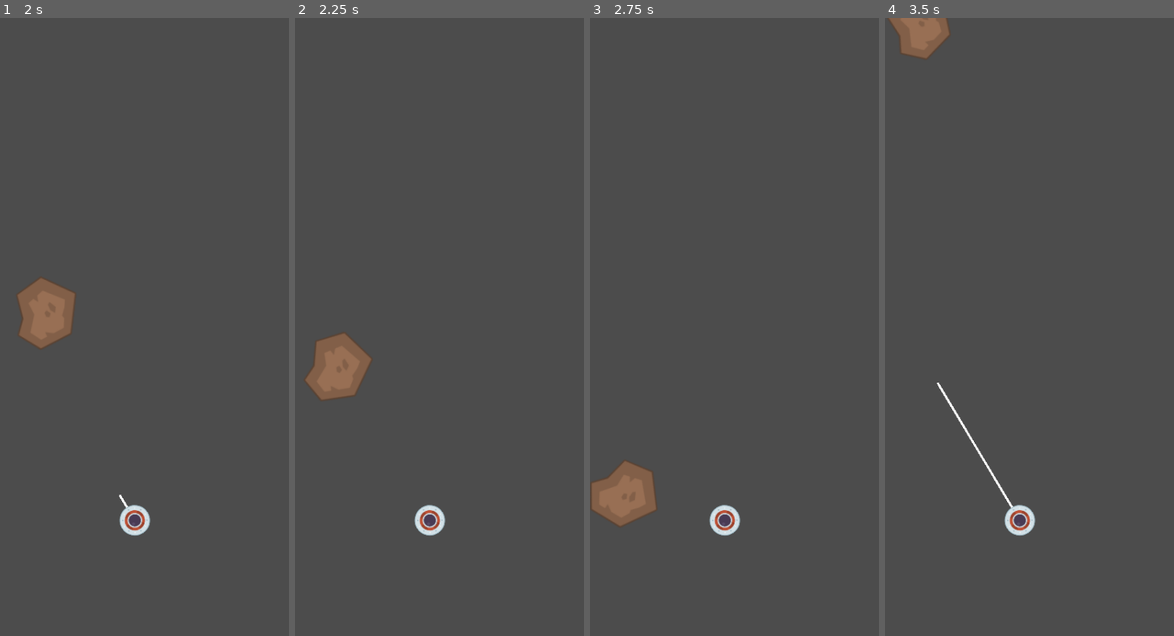
Above: before the commit, frames 1-4 (left to right).
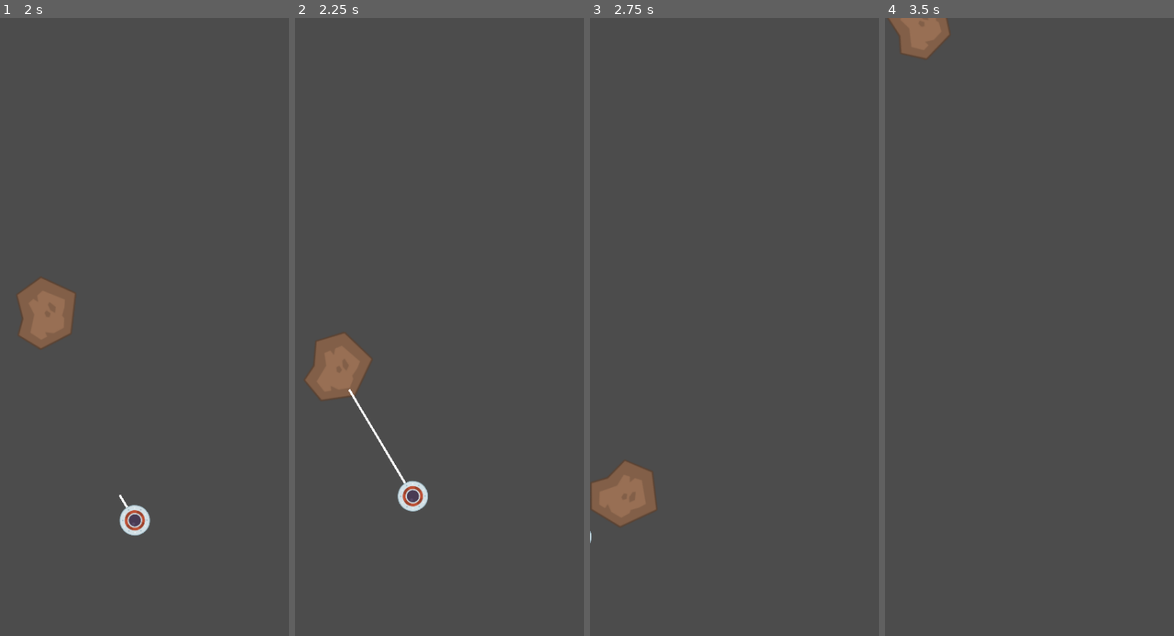
Above: after the commit, the same moments.

Repository: brendankhoury/To-the-moon-and-hack
Game: Godot game, scene res://Src/Main.tscn
Two runs of this game, one before a commit and one after it. Both use one fixed random seed, a clock stepped at 60 frames per second and the inputs below.
Inputs:
- Up to frame 1 (2 s): tap Space (tap) at 0.6, 1.35 s
- Up to frame 2 (2.25 s): tap Space (tap) at 2.1 s
- Up to frame 3 (2.75 s): no input
- Up to frame 4 (3.5 s): tap Space (tap) at 2.85 s

Frame 1 is identical in both runs. In frame 2, 0.9% of the frame differs, in the area x 18-53%, y 60-84%; in frame 3, 0.4%; in frame 4, 0.6%.

Commit message:
Added stuck

Diff:
--- a/Src/Actors/Player.gd
+++ b/Src/Actors/Player.gd
@@ -1,4 +1,5 @@
 extends KinematicBody2D
+
 
 export var rotation_speed := deg2rad(0)
 export var grapple_speed: float = 350
@@ -8,7 +9,11 @@
 var grapple_length: float = 30.0
 var grapple_dir: Vector2 = Vector2.DOWN
 var grapple_collided: bool = false
+
 var collision_point: Vector2 = Vector2(0, 0)
+var stuck: bool= true
+
+var asteroid : Node2D
 
 var velocity := Vector2.ZERO
 # https://godotengine.org/qa/30772/how-to-create-a-grappling-hook-2d
@@ -19,12 +24,15 @@
 	raycast.set_cast_to(Vector2(0, length))
 	grapple_collided = raycast.is_colliding()
 	if grapple_collided:
-		if abs(global_position.distance_to(raycast.get_collision_point())) < 150:
-			collision_point = raycast.get_collision_point()
-		else:
-			grapple_length = 30
-			grapple_collided = false
-			is_grappling = false
+#		if abs(global_position.distance_to(raycast.get_collision_point())) < 150:
+		asteroid = raycast.get_collider()
+		print("C")
+
+		collision_point = asteroid.to_local(raycast.get_collision_point())
+#		else:
+#			grapple_length = 30
+#			grapple_collided = false
+#			is_grappling = false
 
 func _draw() -> void:
 	draw_line(
@@ -55,17 +63,31 @@
 			#consider dissabling the raycast for performance purposes
 			is_grappling = false
 	elif grapple_collided:
-		grapple_length = raycast.global_position.distance_to(collision_point)
-		grapple_dir = raycast.global_position.direction_to(collision_point)
+
+
+		var global_position_point = asteroid.to_global(collision_point)
+		print(global_position_point)
+		grapple_length = raycast.global_position.distance_to(global_position_point)
+		grapple_dir = raycast.global_position.direction_to(global_position_point)
+
 #		var grapple_angle:float = raycast.position.angle_to_point(to_local(collision_point))
 		position += grapple_speed * grapple_dir * delta
+#		move_and_slide(grapple_dir)
 		grapple_length -= grapple_speed * delta
 	elif grapple_length > 0.0:
 		grapple_length -= grapple_speed * delta
 		if grapple_length < 0:
 			grapple_length = 0
+	elif stuck:
+		var point_on_asteroid = asteroid.to_global(collision_point)
+		var player_dir = global_position.direction_to(point_on_asteroid)
+		var player_radius = get_node("player").get_rect().size.x/2
+		set_global_position(point_on_asteroid + player_dir * player_radius)
 
 func _on_asteroid_entered(body: Node) -> void:
-	grapple_collided = false
-	print ("Asteroid collission detected. ")
-	pass # Replace with function body.
+#	if grapple_colided:
+		grapple_collided = false
+		stuck = true
+		asteroid = body
+		print ("Asteroid collission detected. ")
+#	pass # Replace with function body.
--- a/Src/Test Scene.tscn
+++ b/Src/Test Scene.tscn
@@ -6,12 +6,12 @@
 [node name="Test" type="Node2D"]
 
 [node name="Asteroid" parent="." instance=ExtResource( 1 )]
-position = Vector2( 186.887, 200.101 )
+position = Vector2( 70.7559, 120.678 )
 move_speed = 0
 
 [node name="Player" parent="." instance=ExtResource( 2 )]
-position = Vector2( 327.537, 403.58 )
+position = Vector2( 285.489, 204.021 )
 rotation = 1.63886
 rotation_speed = 0.1
-grapple_speed = 900.0
+grapple_speed = 400.0
 max_grapple = 800
